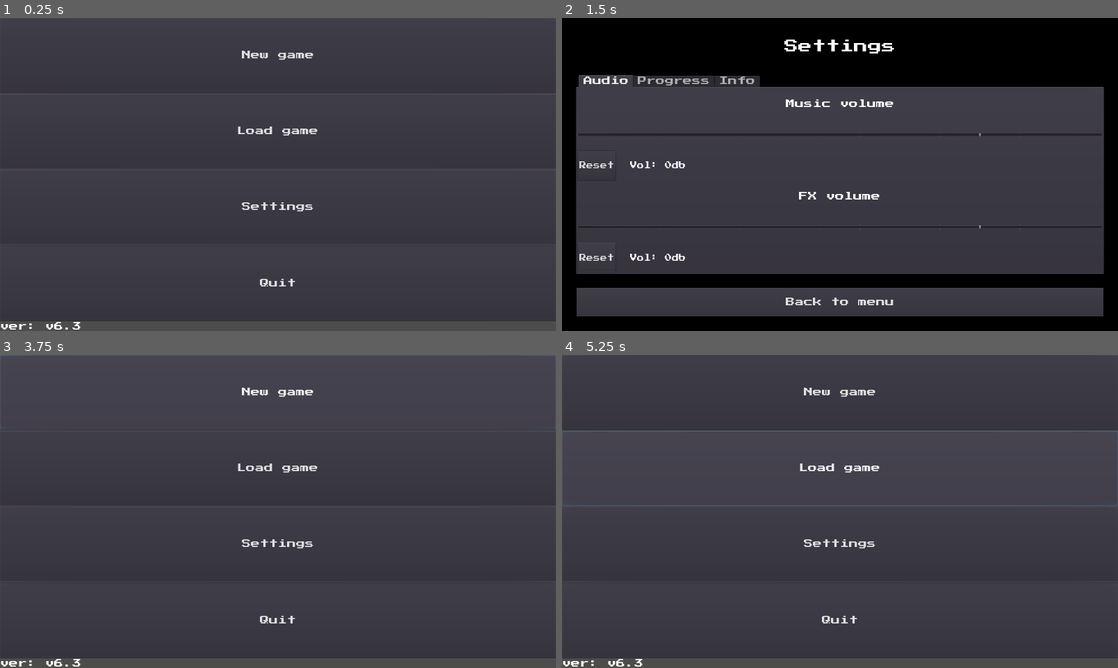
Above: before the commit, frames 1-4 (two rows, left to right).
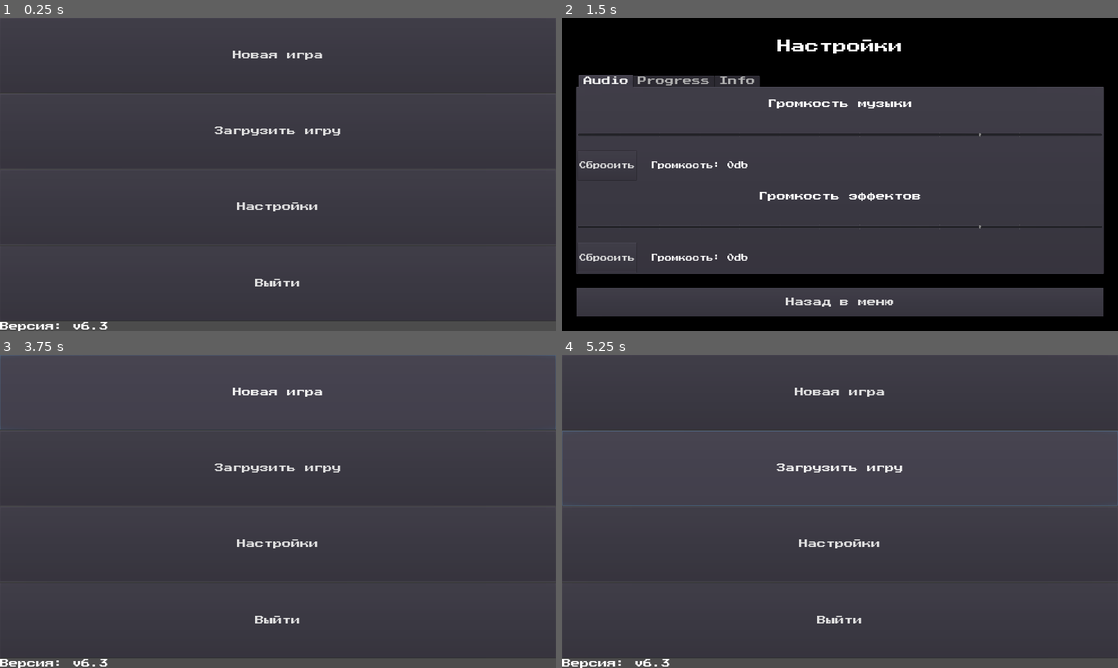
Above: after the commit, the same moments.

Repository: ordinary-dev/student-quest
Game: Godot game, scene res://Scenes/entry.tscn
Same seed, same stepped clock (60 frames per second), same inputs: the game is played once before the commit and once after it.
Inputs:
- Up to frame 1 (0.25 s): no input
- Up to frame 2 (1.5 s): click "Load game" (after the commit: "Загрузить игру") at 0.5 s; click "Settings" (after the commit: "Настройки") at 1.25 s
- Up to frame 3 (3.75 s): click "Reset" (after the commit: "Сбросить") at 2 s; click "Back to menu" (after the commit: "Назад в меню") at 2.75 s; click "New game" (after the commit: "Новая игра") at 3.5 s
- Up to frame 4 (5.25 s): click "New game" (after the commit: "Новая игра") at 4.25 s; click "Load game" (after the commit: "Загрузить игру") at 5 s

The runs differ from the first frame. In frame 1, 1.0% of the frame differs, in the area x 0-62%, y 10-100%; in frame 2, 1.8%, in the area x 3-65%, y 6-93%; in frame 3, 1.0%; in frame 4, 1.0%.

Commit message:
Translate menu into russian

Diff:
--- a/Scenes/entry.tscn
+++ b/Scenes/entry.tscn
@@ -43,7 +43,10 @@
 anchor_right = 1.0
 anchor_bottom = 1.0
 theme = ExtResource( 1 )
-text = "Loading..."
+text = "Загрузка..."
 align = 1
 valign = 1
 clip_text = true
+__meta__ = {
+"_edit_use_anchors_": false
+}
--- a/Scenes/menu/menu.tscn
+++ b/Scenes/menu/menu.tscn
@@ -51,13 +51,16 @@
 	# Show app version
 	var dict = Engine.get_version_info()
 	var ver = str(dict[\"minor\"]) + \".\" + str(dict[\"major\"])
-	get_node(\"VBoxContainer/LabelVer\").text = \"ver: v\" + ver
+	get_node(\"VBoxContainer/LabelVer\").text = \"Версия: v\" + ver
 "
 
 [node name="Control" type="Control"]
 anchor_right = 1.0
 anchor_bottom = 1.0
 script = SubResource( 1 )
+__meta__ = {
+"_edit_use_anchors_": false
+}
 settings = "res://Scenes/menu/settings.tscn"
 confirm_scene = "res://Scenes/menu/confirm.tscn"
 
@@ -70,7 +73,7 @@
 margin_bottom = 258.0
 size_flags_vertical = 3
 theme = ExtResource( 1 )
-text = "New game"
+text = "Новая игра"
 
 [node name="ButtonLoad" type="Button" parent="VBoxContainer"]
 margin_top = 262.0
@@ -78,7 +81,7 @@
 margin_bottom = 520.0
 size_flags_vertical = 3
 theme = ExtResource( 1 )
-text = "Load game"
+text = "Загрузить игру"
 
 [node name="ButtonSettings" type="Button" parent="VBoxContainer"]
 margin_top = 524.0
@@ -86,7 +89,7 @@
 margin_bottom = 782.0
 size_flags_vertical = 3
 theme = ExtResource( 1 )
-text = "Settings"
+text = "Настройки"
 
 [node name="ButtonQuit" type="Button" parent="VBoxContainer"]
 margin_top = 786.0
@@ -94,7 +97,7 @@
 margin_bottom = 1044.0
 size_flags_vertical = 3
 theme = ExtResource( 1 )
-text = "Quit"
+text = "Выйти"
 
 [node name="LabelVer" type="Label" parent="VBoxContainer"]
 margin_top = 1048.0
--- a/Scenes/menu/settings.tscn
+++ b/Scenes/menu/settings.tscn
@@ -33,11 +33,11 @@
 var return_to = \"res://Scenes/menu/menu.tscn\"
 
 func upd_label(val):
-	ost_text.text = \"Vol: \" + str(val) + \"db\"
+	ost_text.text = \"Громкость: \" + str(val) + \"db\"
 
 
 func upd_fx(val):
-	fx_text.text = \"Vol: \" + str(val) + \"db\"
+	fx_text.text = \"Громкость: \" + str(val) + \"db\"
 
 
 func _on_HSlider_value_changed(value):
@@ -115,6 +115,9 @@
 anchor_right = 1.0
 anchor_bottom = 1.0
 script = SubResource( 1 )
+__meta__ = {
+"_edit_use_anchors_": false
+}
 slider_ost_path = NodePath("ColorRect/VBoxContainer/TabContainer/Audio/VBoxContainer/HSlider")
 slider_fx_path = NodePath("ColorRect/VBoxContainer/TabContainer/Audio/VBoxContainer2/HSlider")
 ost_text_path = NodePath("ColorRect/VBoxContainer/TabContainer/Audio/VBoxContainer/HBoxContainer/Label")
@@ -140,7 +143,7 @@
 margin_bottom = 97.0
 size_flags_vertical = 3
 custom_fonts/font = ExtResource( 1 )
-text = "Settings"
+text = "Настройки"
 align = 1
 valign = 1
 
@@ -153,6 +156,7 @@
 tab_align = 0
 
 [node name="Audio" type="VBoxContainer" parent="ColorRect/VBoxContainer/TabContainer"]
+visible = false
 anchor_right = 1.0
 anchor_bottom = 1.0
 margin_left = 4.0
@@ -170,7 +174,7 @@
 margin_bottom = 101.0
 size_flags_horizontal = 3
 size_flags_vertical = 7
-text = "Music volume"
+text = "Громкость музыки"
 align = 1
 valign = 1
 
@@ -193,22 +197,21 @@
 custom_constants/separation = 50
 
 [node name="Button" type="Button" parent="ColorRect/VBoxContainer/TabContainer/Audio/VBoxContainer/HBoxContainer"]
-margin_right = 132.0
+margin_right = 204.0
 margin_bottom = 103.0
 custom_fonts/font = ExtResource( 2 )
-text = "Reset"
+text = "Сбросить"
 
 [node name="Label" type="Label" parent="ColorRect/VBoxContainer/TabContainer/Audio/VBoxContainer/HBoxContainer"]
-margin_left = 182.0
+margin_left = 254.0
 margin_top = 39.0
 margin_right = 1812.0
 margin_bottom = 63.0
 size_flags_horizontal = 3
 custom_fonts/font = ExtResource( 2 )
-text = "Vol:"
+text = "Громкость::"
 
 [node name="VBoxContainer2" type="VBoxContainer" parent="ColorRect/VBoxContainer/TabContainer/Audio"]
-editor/display_folded = true
 margin_top = 317.0
 margin_right = 1812.0
 margin_bottom = 630.0
@@ -218,7 +221,7 @@
 margin_right = 1812.0
 margin_bottom = 101.0
 size_flags_vertical = 7
-text = "FX volume"
+text = "Громкость эффектов"
 align = 1
 valign = 1
 
@@ -233,7 +236,6 @@
 tick_count = 14
 
 [node name="HBoxContainer" type="HBoxContainer" parent="ColorRect/VBoxContainer/TabContainer/Audio/VBoxContainer2"]
-editor/display_folded = true
 margin_top = 210.0
 margin_right = 1812.0
 margin_bottom = 313.0
@@ -241,22 +243,21 @@
 custom_constants/separation = 50
 
 [node name="Button" type="Button" parent="ColorRect/VBoxContainer/TabContainer/Audio/VBoxContainer2/HBoxContainer"]
-margin_right = 132.0
+margin_right = 204.0
 margin_bottom = 103.0
 custom_fonts/font = ExtResource( 2 )
-text = "Reset"
+text = "Сбросить"
 
 [node name="Label" type="Label" parent="ColorRect/VBoxContainer/TabContainer/Audio/VBoxContainer2/HBoxContainer"]
-margin_left = 182.0
+margin_left = 254.0
 margin_top = 39.0
 margin_right = 1812.0
 margin_bottom = 63.0
 size_flags_horizontal = 3
 custom_fonts/font = ExtResource( 2 )
-text = "Vol:"
+text = "Громкость:"
 
 [node name="Progress" type="VBoxContainer" parent="ColorRect/VBoxContainer/TabContainer"]
-editor/display_folded = true
 visible = false
 anchor_right = 1.0
 anchor_bottom = 1.0
@@ -267,9 +268,9 @@
 
 [node name="Label" type="Label" parent="ColorRect/VBoxContainer/TabContainer/Progress"]
 margin_right = 1812.0
-margin_bottom = 200.0
+margin_bottom = 125.0
 size_flags_vertical = 7
-text = "Be honest with yourself"
+text = "Будьте честны с собой"
 valign = 1
 
 [node name="FileDialog" type="FileDialog" parent="ColorRect/VBoxContainer/TabContainer/Progress"]
@@ -281,33 +282,32 @@
 size_flags_vertical = 8
 size_flags_stretch_ratio = 0.0
 theme = ExtResource( 3 )
+window_title = "Сохранить файл"
 access = 2
 current_dir = "/home/user/StudentLife"
 current_path = "/home/user/StudentLife/"
 
 [node name="HBoxContainer" type="HBoxContainer" parent="ColorRect/VBoxContainer/TabContainer/Progress"]
-editor/display_folded = true
-margin_top = 204.0
-margin_right = 1812.0
-margin_bottom = 1005.0
+margin_top = 129.0
+margin_right = 1812.0
+margin_bottom = 630.0
 size_flags_vertical = 3
 size_flags_stretch_ratio = 4.0
 
 [node name="Button" type="Button" parent="ColorRect/VBoxContainer/TabContainer/Progress/HBoxContainer"]
 margin_right = 904.0
-margin_bottom = 801.0
-size_flags_horizontal = 3
-text = "Import"
+margin_bottom = 501.0
+size_flags_horizontal = 3
+text = "Импорт"
 
 [node name="Button2" type="Button" parent="ColorRect/VBoxContainer/TabContainer/Progress/HBoxContainer"]
 margin_left = 908.0
 margin_right = 1812.0
-margin_bottom = 801.0
-size_flags_horizontal = 3
-text = "Export"
+margin_bottom = 501.0
+size_flags_horizontal = 3
+text = "Экспорт"
 
 [node name="Info" type="VBoxContainer" parent="ColorRect/VBoxContainer/TabContainer"]
-visible = false
 anchor_right = 1.0
 anchor_bottom = 1.0
 margin_left = 4.0
@@ -316,23 +316,20 @@
 margin_bottom = -4.0
 
 [node name="Label" type="Label" parent="ColorRect/VBoxContainer/TabContainer/Info"]
-anchor_right = 1.0
-margin_left = 50.0
-margin_top = 50.0
-margin_right = -50.0
+margin_right = 1812.0
 margin_bottom = 487.0
-text = "Authors:
+text = "Авторы:
 - mcraw
 - friday13
 
-Contact us:
+Свяжитесь с нами:
 our@mail.com
 
-Please support us (we are starving):
+Пожалуйста, поддержите нас (мы голодные):
 btc: ...
 eth: ...
 
-Every character is just a result of our imagination.
+Каждый персонаж - это всего лишь плод нашего воображения
 
 (C) 2020"
 autowrap = true
@@ -342,7 +339,7 @@
 margin_right = 1820.0
 margin_bottom = 980.0
 size_flags_vertical = 3
-text = "Back to menu"
+text = "Назад в меню"
 [connection signal="tab_selected" from="ColorRect/VBoxContainer/TabContainer" to="." method="_on_TabContainer_tab_selected" flags=3]
 [connection signal="value_changed" from="ColorRect/VBoxContainer/TabContainer/Audio/VBoxContainer/HSlider" to="." method="_on_HSlider_value_changed"]
 [connection signal="pressed" from="ColorRect/VBoxContainer/TabContainer/Audio/VBoxContainer/HBoxContainer/Button" to="." method="_on_Button_pressed"]
Not shown, changed: export_presets.cfg
